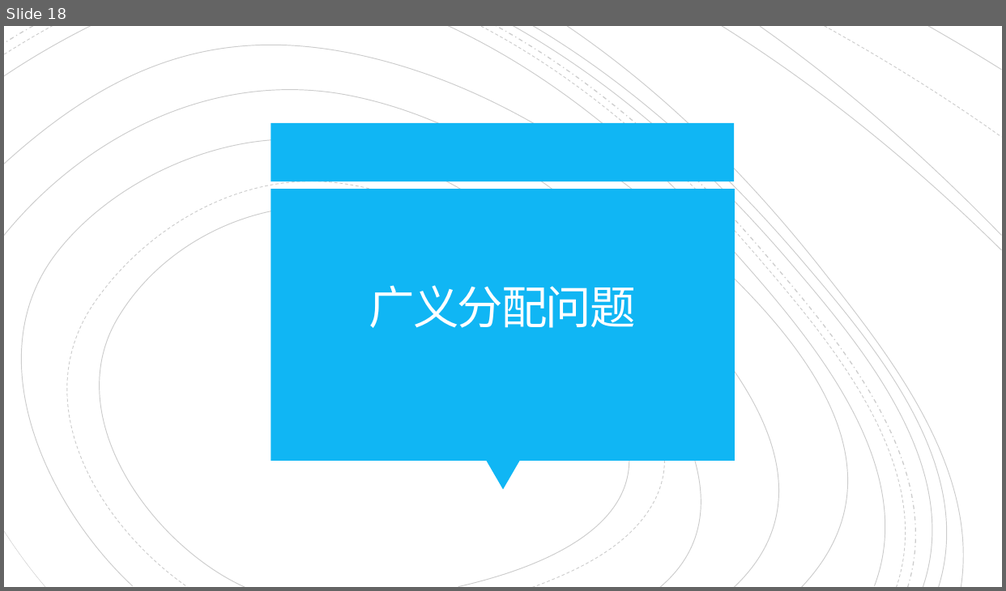
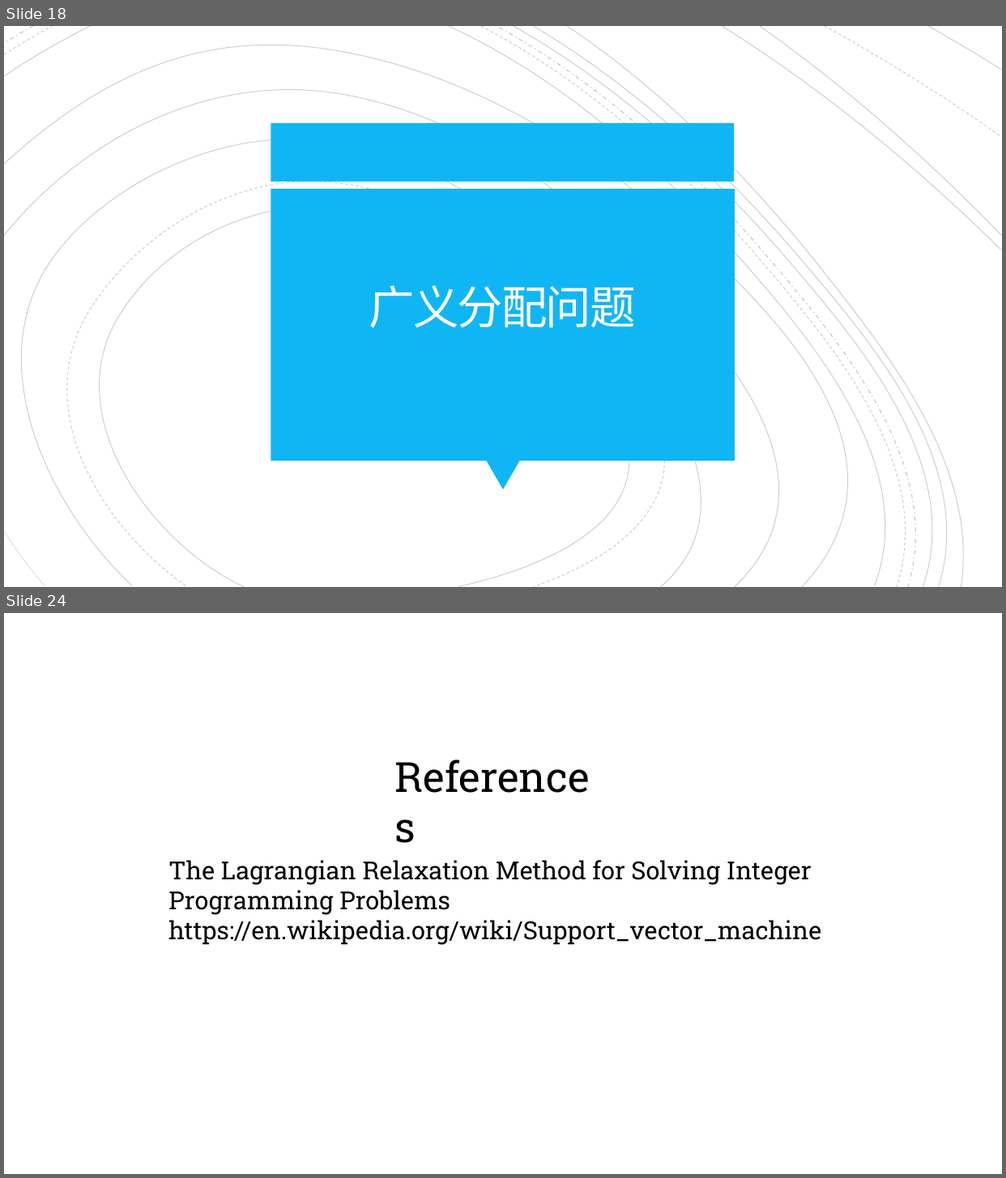
Before and after one commit to dream-tentacle/dream-tentacle.github.io, a slide deck: sources/relaxation methods.pptx. Shown one above the other, each under a label of ours: slide 18 before the commit, slides 18 and 24 after it; the slides between them are not shown. The pictures are 1006x591 and 1006x1178 pixels, drawn with LibreOffice and Linux fonts; fonts in the diff are those of the drawing. Boxes give left, top, right and bottom in pixels: in the first picture for what was removed or moved away, otherwise in the second. Text is boxed around its words. In the diff, an @@ line names an element or a change of style, - is before the commit and + after.

```diff
--- a/sources/relaxation methods.pptx
+++ b/sources/relaxation methods.pptx
@@ slide 24 added at box(4, 613, 1002, 1174), background #FFFFFF @@
@@ text added at box(388, 747, 619, 806), 40 pt, text #000000 @@
+References
@@ text added at box(168, 860, 821, 945), 24 pt, text #000000 @@
+The Lagrangian Relaxation Method for Solving Integer Programming Problems
+https://en.wikipedia.org/wiki/Support_vector_machine
```
Also in this commit, not shown: 2 slides changed, 7 other slides added, 5 slides removed.
